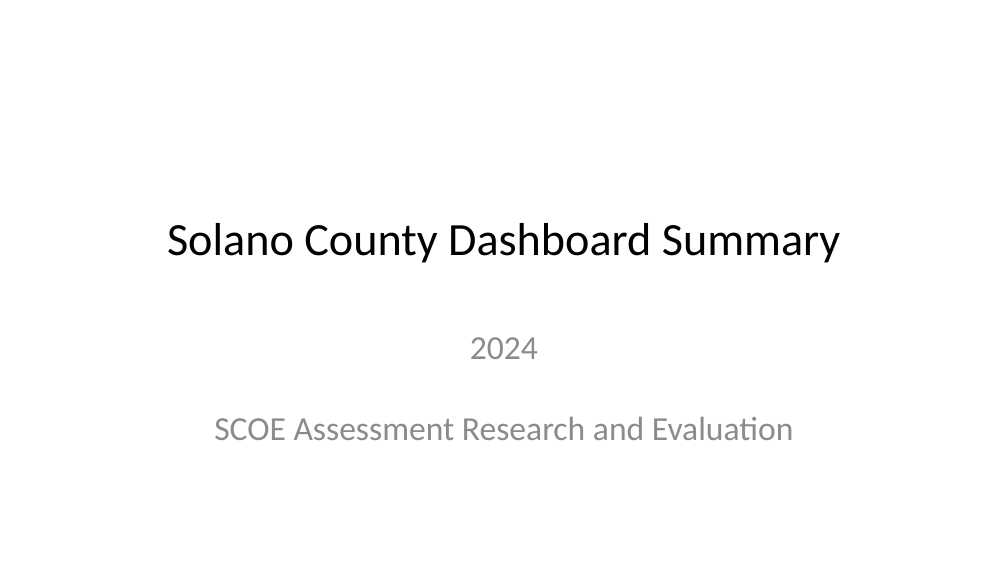
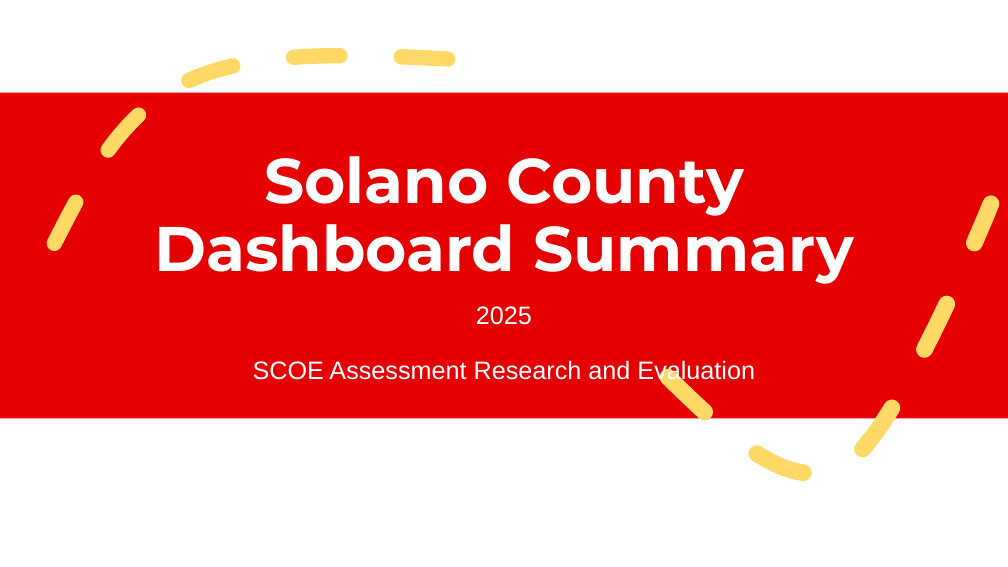
Before and after one commit to jknapp06/CADashboard, a slide deck: slide 1 of output/dashboard_summary.pptx. Drawn at 1008x567 pixels with LibreOffice and Linux fonts; fonts in the diff are those of the drawing; background and template pictures are left out. Boxes give left, top, right and bottom in pixels: in the first picture for what was removed or moved away, otherwise in the second. Text is boxed around its words. In the diff, an @@ line names an element or a change of style, - is before the commit and + after.

```diff
--- a/output/dashboard_summary.pptx
+++ b/output/dashboard_summary.pptx
@@ freeform shape added at (x1=54, y1=55, x2=475, y2=243), outline #FFD866 11 pt dashed @@
@@ rectangle added at (x1=0, y1=93, x2=1008, y2=418), fill #E50002 @@
@@ title "Solano County Dashboard Summary" moved from (x1=167, y1=223, x2=840, y2=263) to (x1=154, y1=156, x2=853, y2=284) @@
@@ title "Solano County Dashboard Summary" at (x1=154, y1=156, x2=853, y2=284): size 33 to 45 pt, font Calibri to Montserrat, text colour #000000 to #FFFFFF, bold on; line spacing 1 to 0.9; vertical alignment middle to bottom @@
@@ freeform shape added at (x1=668, y1=204, x2=991, y2=474), outline #FFD866 12 pt dashed @@
@@ subtitle at (x1=253, y1=306, x2=755, y2=384): text changed; size 24 to 18 pt; font Calibri to Arial; text colour #8C8C8C to #FFFFFF @@
-2024
-SCOE Assessment Research and Evaluation
+2025
+SCOE Assessment Research and Evaluation
```
Also in this commit, not shown: 20 other slides changed, 3 slides added, 3 slides removed, 26 other files.
